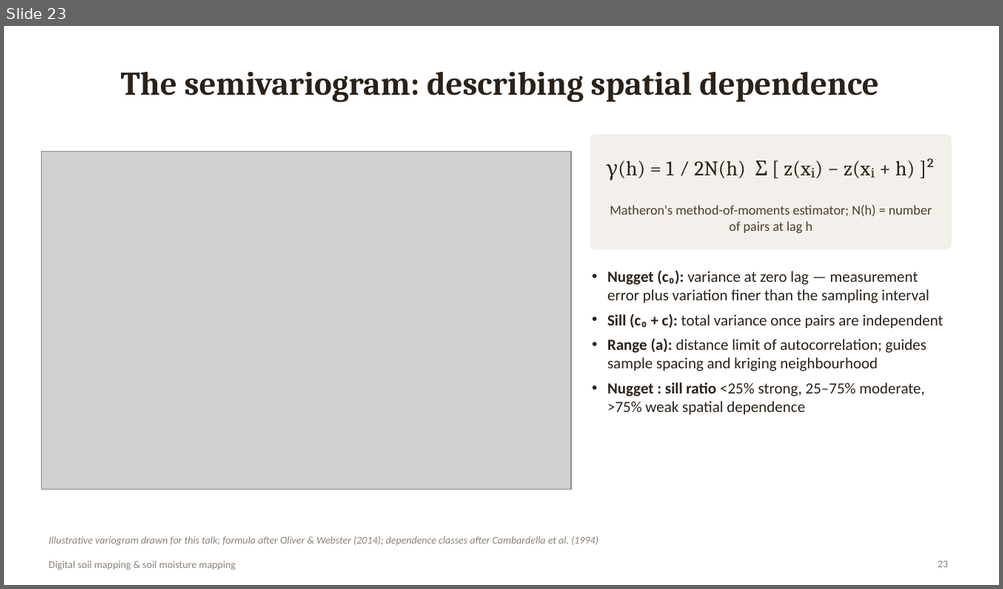
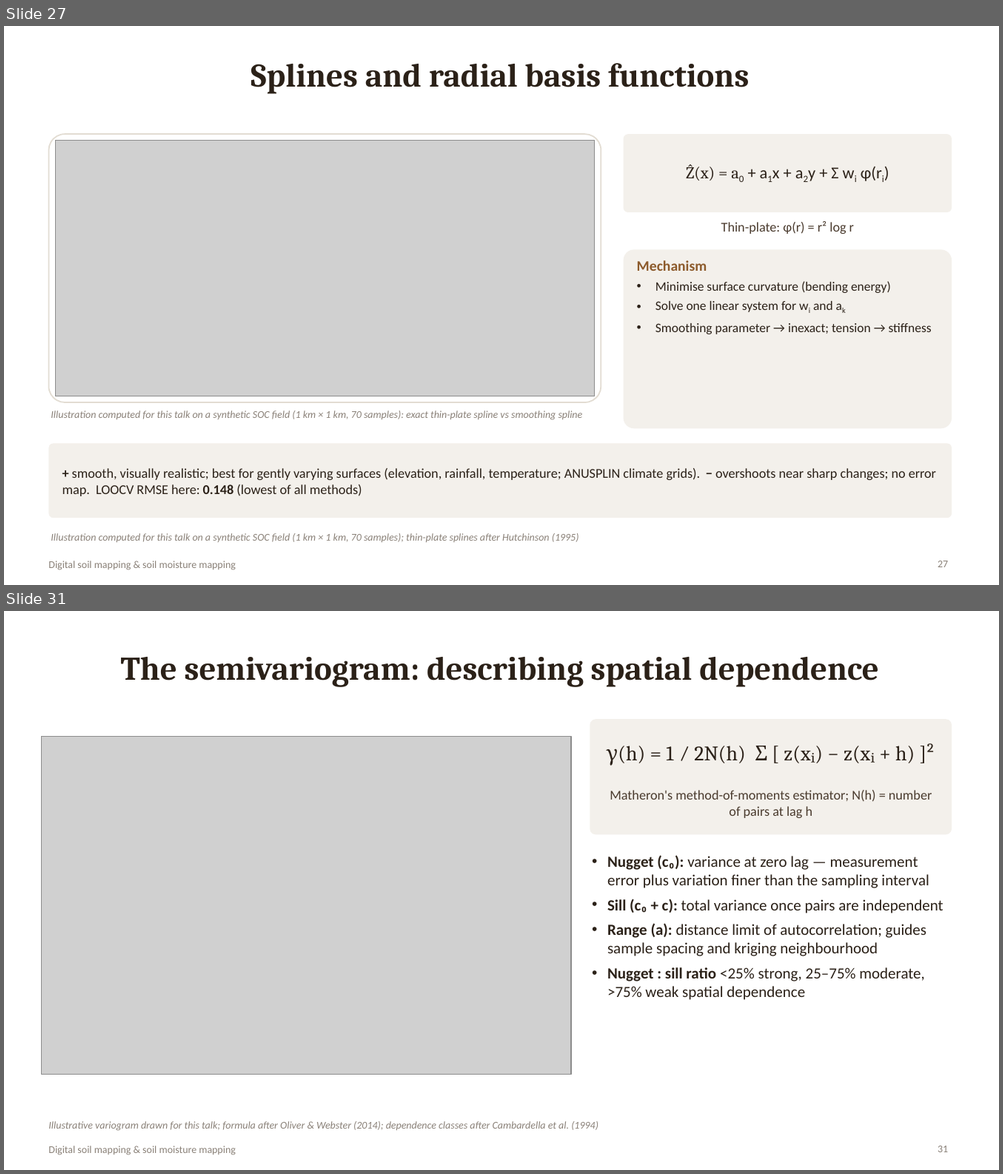
Before and after one commit to animesh270799-ctrl/meta, a slide deck: DSM_Soil_Moisture_Mapping.pptx. Shown one above the other, each under a label of ours: slide 23 before the commit, slides 27 and 31 after it; the slides between them are not shown. The pictures are 1003x589 and 1003x1174 pixels, drawn with LibreOffice and Linux fonts; fonts in the diff are those of the drawing; grey boxes stand for pictures. Boxes give left, top, right and bottom in pixels: in the first picture for what was removed or moved away, otherwise in the second. Text is boxed around its words. In the diff, an @@ line names an element or a change of style, - is before the commit and + after.

```diff
--- a/DSM_Soil_Moisture_Mapping.pptx
+++ b/DSM_Soil_Moisture_Mapping.pptx
@@ slide 27 added at [4, 26, 999, 585], background #FFFFFF; not listed: 1 template element that a slide beside it also shows @@
@@ title added at [250, 63, 748, 94], 32 pt, text #2B2118, bold @@
+Splines and radial basis functions
@@ rounded rectangle added at [48, 134, 601, 403], fill #FFFFFF, outline #E2DCD2 1.25 pt @@
@@ rounded rectangle added at [623, 134, 951, 212], fill #F3F0EB @@
@@ picture added at [56, 140, 595, 397] @@
@@ text added at [686, 164, 882, 181], 16 pt, text #2B2118 @@
+Ẑ(x) = a0 + a1x + a2y + Σ wi φ(ri)
@@ text added at [721, 221, 854, 234], 13 pt, text #4A3B2E @@
+Thin-plate: φ(r) = r² log r
@@ rounded rectangle added at [623, 249, 951, 429], fill #F3F0EB @@
@@ text added at [637, 261, 931, 335], 12.5 pt, text #2B2118 @@
+Mechanism
+• Minimise surface curvature (bending energy)
+• Solve one linear system for wi and ak
+• Smoothing parameter → inexact; tension → stiffness
@@ text added at [51, 411, 583, 420], 10 pt, text #8A8178, italic @@
+Illustration computed for this talk on a synthetic SOC field (1 km × 1 km, 70 samples): exact thin-plate spline vs smoothing spline
@@ rounded rectangle added at [48, 444, 951, 518], fill #F3F0EB @@
@@ text added at [62, 469, 936, 497], 13 pt, text #2B2118 @@
++ smooth, visually realistic; best for gently varying surfaces (elevation, rainfall, temperature; ANUSPLIN climate grids). − overshoots near sharp changes; no error map. LOOCV RMSE here: 0.148 (lowest of all methods)
@@ text added at [51, 534, 579, 543], 10 pt, text #8A8178, italic @@
+Illustration computed for this talk on a synthetic SOC field (1 km × 1 km, 70 samples); thin-plate splines after Hutchinson (1995)
@@ page number added at [937, 561, 948, 568], 10 pt, text #8A8178 @@
+27
@@ what was slide 23 is now slide 31 @@
@@ page number at [937, 1146, 948, 1153]: text changed @@
-23
+31
```
Also in this commit, not shown: 1 slide changed, 13 other slides added.
